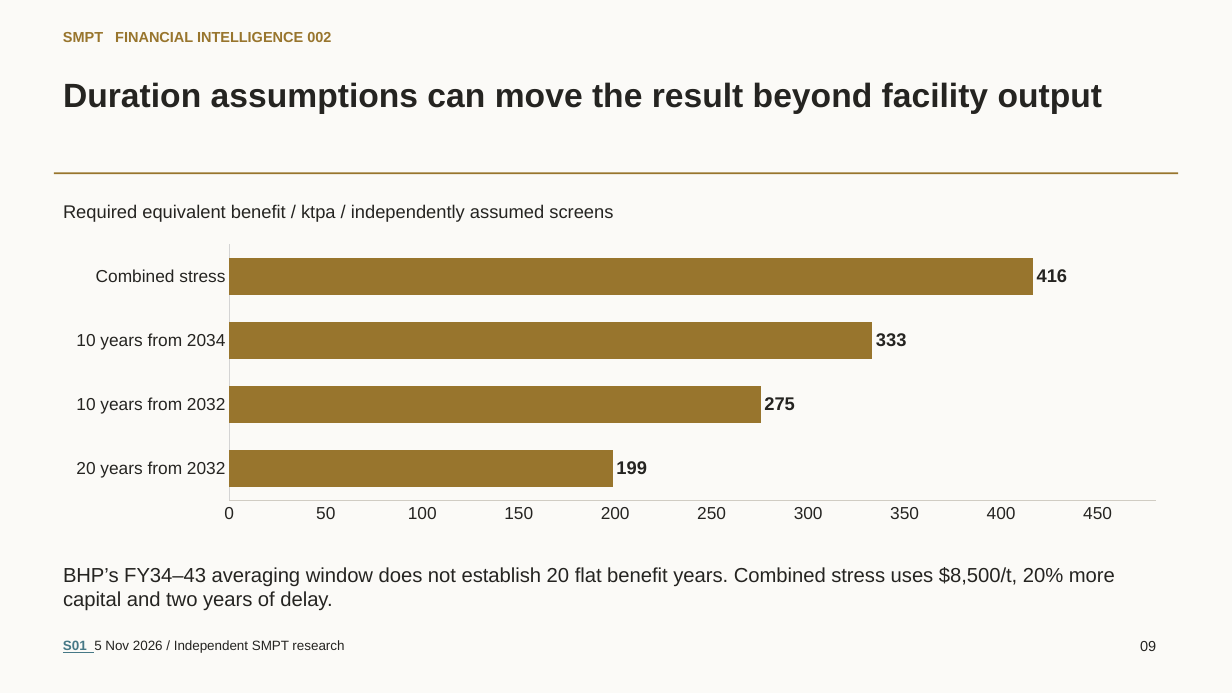
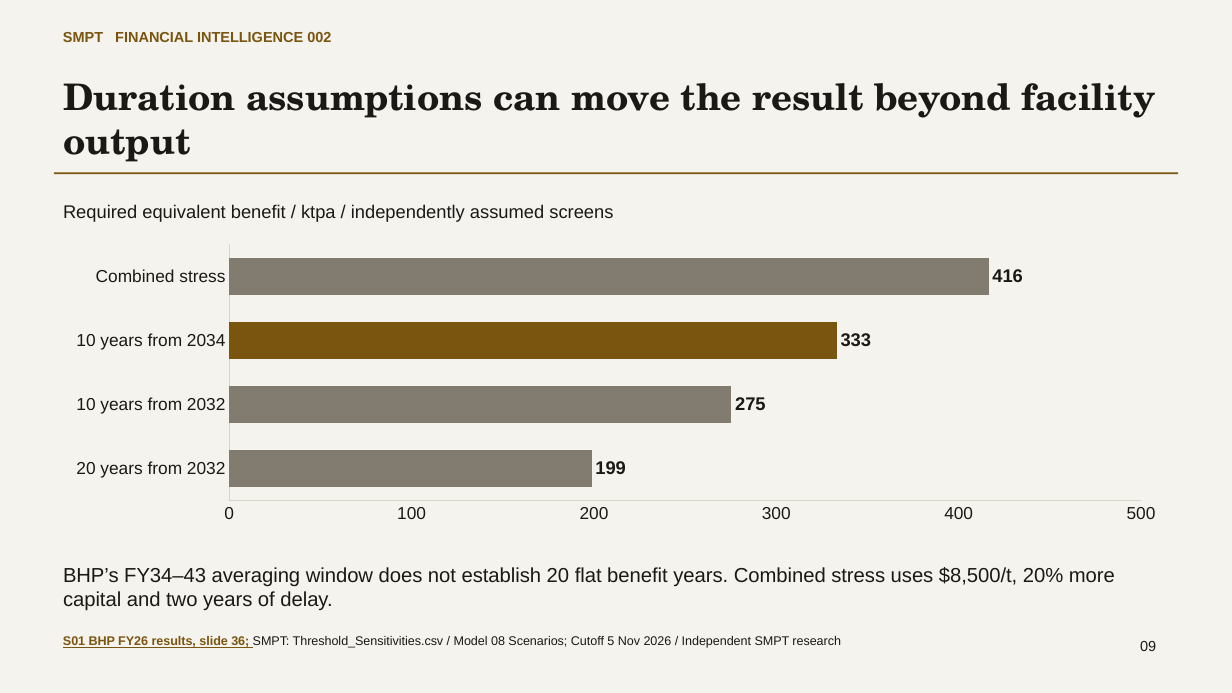
Before and after one commit to VSSpowerlifting/strategic-materials-policy-tracker, a slide deck: slide 9 of docs/research/fi002-bhp-copper/output/SMPT_FI002_BHP_Copper_Strategy_Deck.pptx. Drawn at 1232x693 pixels with LibreOffice and Linux fonts; fonts in the diff are those of the drawing. Boxes give left, top, right and bottom in pixels: in the first picture for what was removed or moved away, otherwise in the second. Text is boxed around its words. In the diff, an @@ line names an element or a change of style, - is before the commit and + after.

Commit message:
docs(fi002): refine research argument and complete expert editorial audit

```diff
--- a/docs/research/fi002-bhp-copper/output/SMPT_FI002_BHP_Copper_Strategy_Deck.pptx
+++ b/docs/research/fi002-bhp-copper/output/SMPT_FI002_BHP_Copper_Strategy_Deck.pptx
@@ background #FBFAF7 to #F5F3EE @@
@@ text "SMPT FINANCIAL INTELLIGENCE 002" at box(63, 32, 331, 42): text colour #98752D to #7A5510 @@
@@ text "Duration assumptions can move the ..." at box(63, 83, 1155, 162): size 26.2 to 28.5 pt, font Arial to TeX Gyre Schola, text colour #252421 to #1B1915 @@
@@ rectangle at box(54, 172, 1178, 174): fill #98752D to #7A5510 @@
@@ bar chart at box(54, 238, 1178, 530) @@
@@ colour of Series 1 #98752D to #817B70 @@
@@ data labels of Series 1 changed @@
@@ colours of single points changed @@
@@ category axis changed @@
@@ value axis changed @@
@@ background changed @@
@@ lettering changed @@
@@ text at box(63, 635, 841, 648): text changed; size 10.5 to 9.8 pt; text colour #252421 to #1B1915 @@
-S01 5 Nov 2026 / Independent SMPT research
+S01 BHP FY26 results, slide 36; SMPT: Threshold_Sensitivities.csv / Model 08 Scenarios; Cutoff 5 Nov 2026 / Independent SMPT research
```
Also in this commit, not shown: 11 other slides changed, 23 other files.
